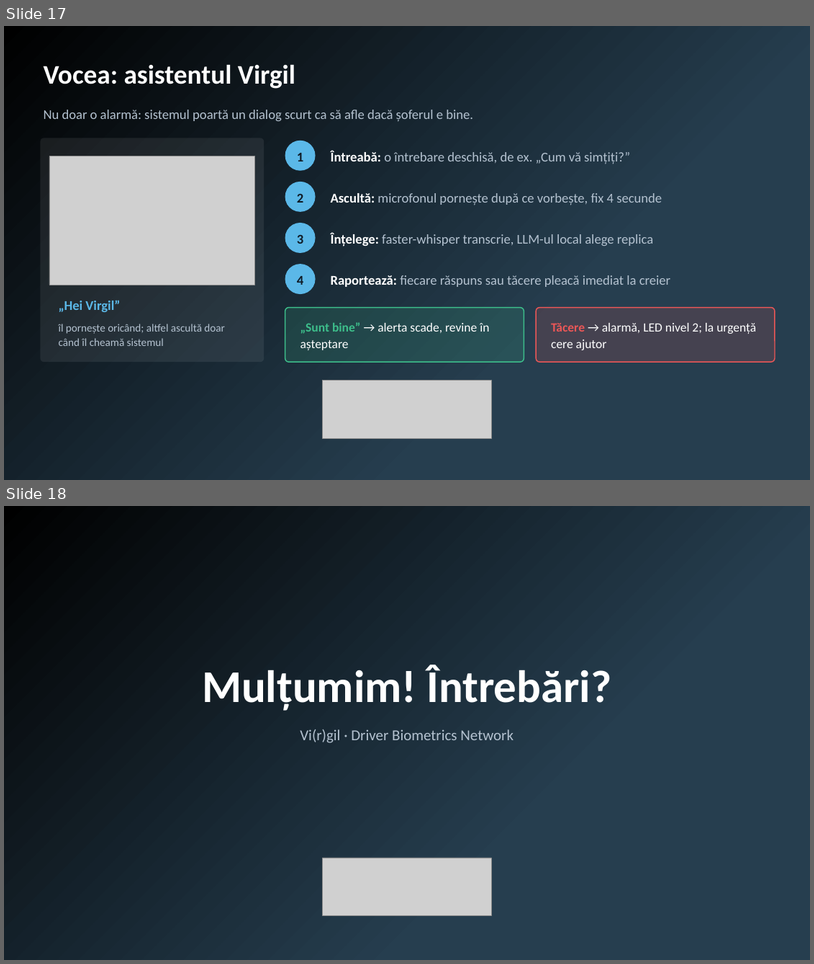
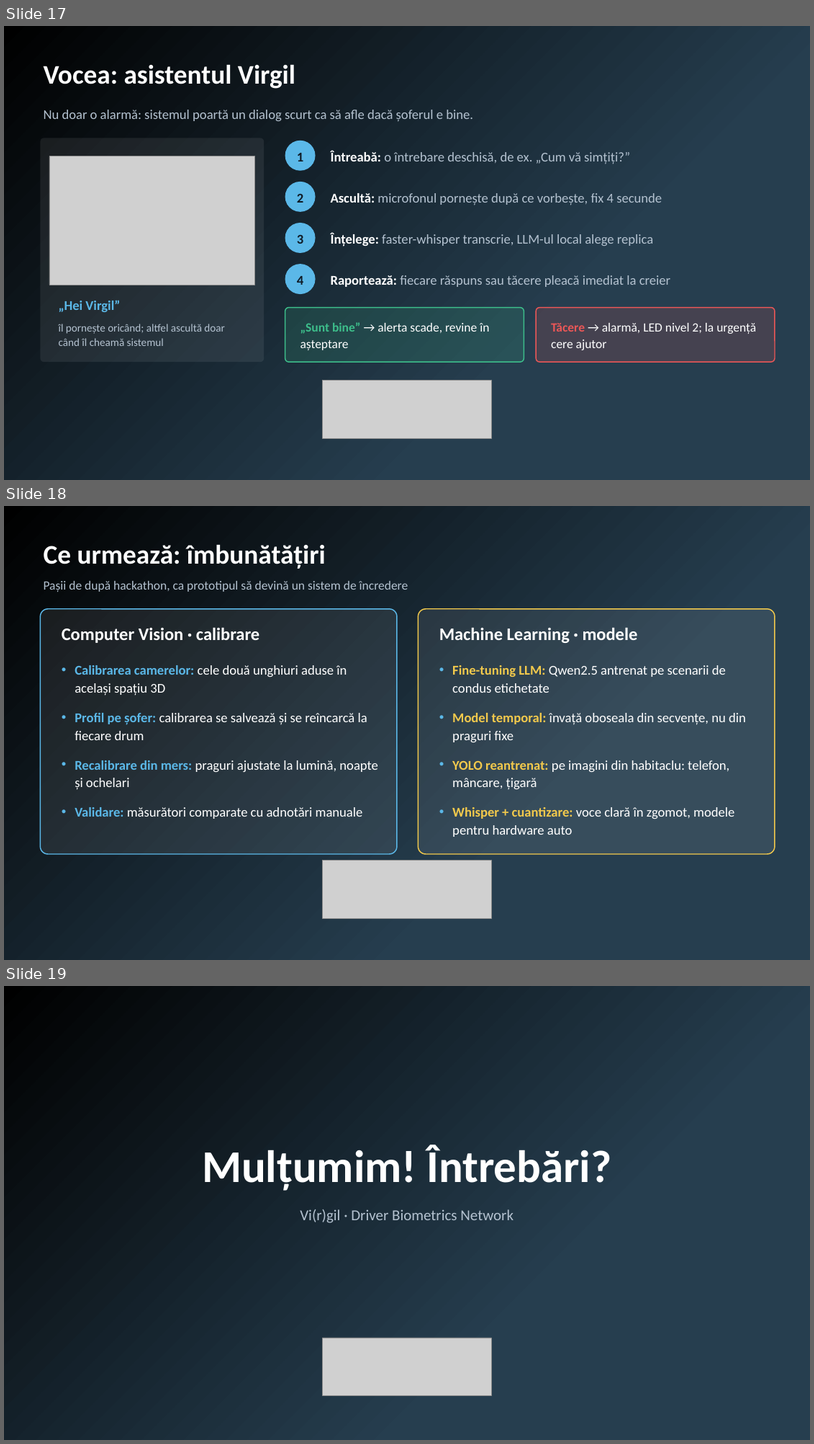
Before and after one commit to alpascino19/AI_DBN, a slide deck: AIDriven_DBN.pptx. Shown one above the other, each under a label of ours: slides 17 and 18 before the commit, slides 17, 18 and 19 after it. The pictures are 814x964 and 814x1444 pixels, drawn with LibreOffice and Linux fonts; fonts in the diff are those of the drawing; grey boxes stand for pictures. Boxes give left, top, right and bottom in pixels: in the first picture for what was removed or moved away, otherwise in the second. Text is boxed around its words. In the diff, an @@ line names an element or a change of style, - is before the commit and + after.

Commit message:
final

```diff
--- a/AIDriven_DBN.pptx
+++ b/AIDriven_DBN.pptx
@@ slide 18 added at bbox=[4, 506, 810, 960], background gradient #263E4F to #000000 @@
@@ text added at bbox=[44, 544, 326, 569], 32 pt, text #FFFFFF, bold @@
+Ce urmează: îmbunătățiri
@@ text added at bbox=[44, 581, 409, 592], 15 pt, text #B4C2D0 @@
+Pașii de după hackathon, ca prototipul să devină un sistem de încredere
@@ rounded rectangle added at bbox=[40, 609, 397, 854], fill #FFFFFF at 8% opacity, outline #5BB8E8 1.25 pt @@
@@ rounded rectangle added at bbox=[419, 609, 775, 854], fill #FFFFFF at 8% opacity, outline #F2C94C 1.25 pt @@
@@ text added at bbox=[62, 627, 260, 643], 21 pt, text #FFFFFF, bold @@
+Computer Vision · calibrare
@@ text added at bbox=[440, 627, 638, 643], 21 pt, text #FFFFFF, bold @@
+Machine Learning · modele
@@ text added at bbox=[75, 665, 378, 818], 16 pt, text #FFFFFF @@
+• Calibrarea camerelor: cele două unghiuri aduse în același spațiu 3D
+• Profil pe șofer: calibrarea se salvează și se reîncarcă la fiecare drum
+• Recalibrare din mers: praguri ajustate la lumină, noapte și ochelari
+• Validare: măsurători comparate cu adnotări manuale
@@ text added at bbox=[453, 665, 746, 836], 16 pt, text #FFFFFF @@
+• Fine-tuning LLM: Qwen2.5 antrenat pe scenarii de condus etichetate
+• Model temporal: învață oboseala din secvențe, nu din praguri fixe
+• YOLO reantrenat: pe imagini din habitaclu: telefon, mâncare, țigară
+• Whisper + cuantizare: voce clară în zgomot, modele pentru hardware auto
@@ picture added at bbox=[323, 860, 491, 918] @@
@@ what was slide 18 is now slide 19 @@
```
